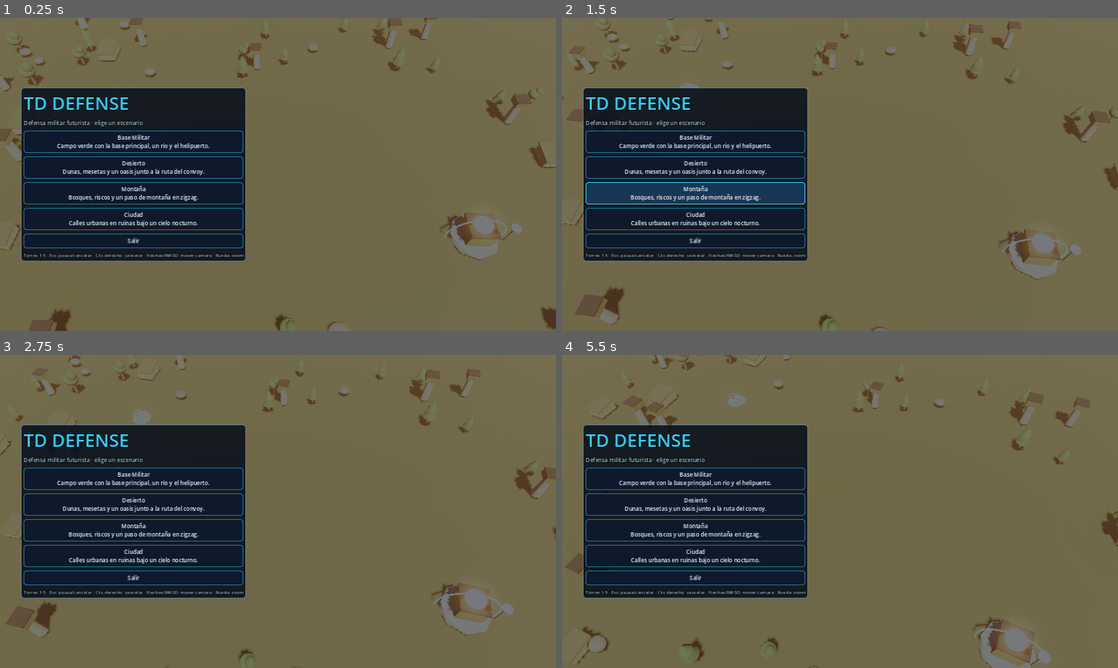
Above: before the commit, frames 1-4 (two rows, left to right).
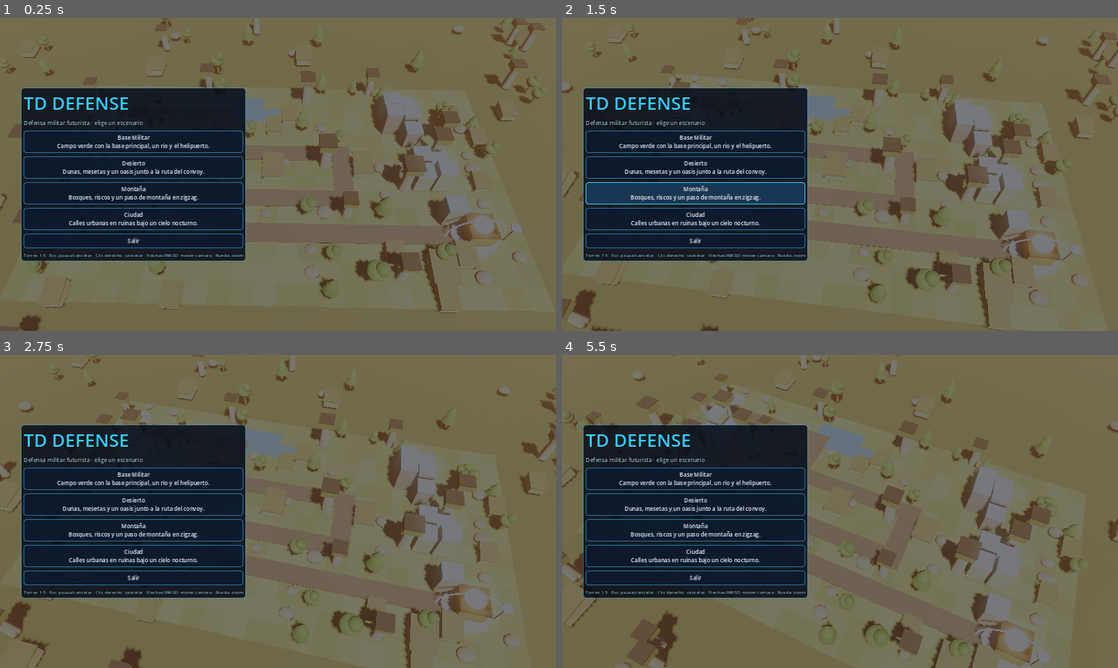
Above: after the commit, the same moments.

Repository: ZaBaDeVgit/TdDefense
Game: Godot game, scene res://scenes/main.tscn
Same seed, same stepped clock (60 frames per second), same inputs: the game is played once before the commit and once after it.
Inputs (mouse positions are in pixels of both pictures, inside the frame that each line leads up to):
- Up to frame 1 (0.25 s): no input
- Up to frame 2 (1.5 s): tap Enter at 0.5 s; move the mouse to (962, 158) at 0.52 s; hold D 0.53-1.28 s; tap 1 at 0.6 s; click (962, 158) at 0.67 s; tap Space at 0.77 s; move the mouse to (728, 190) at 1.27 s; hold S from 1.28 s (still down); tap 5 at 1.35 s
- Up to frame 3 (2.75 s): tap Space at 1.52 s; move the mouse to (333, 442) at 2.02 s; release S at 2.03 s; hold D from 2.03 s (still down); tap P at 2.1 s
- Up to frame 4 (5.5 s): move the mouse to (812, 574) at 2.77 s; release D at 2.78 s; hold W 2.78-3.53 s; tap 1 at 2.85, 5.1 s; click (812, 574) at 2.92 s; tap Space at 3.02, 3.77, 4.52 s; move the mouse to (1006, 558) at 3.52 s; hold A 3.53-5.03 s; tap 5 at 3.6 s; move the mouse to (673, 464) at 4.27 s; tap P at 4.35 s; move the mouse to (867, 511) at 5.02 s; hold S from 5.03 s (still down); click (867, 511) at 5.17 s

The runs differ from the first frame. In frame 1, 11% of the frame differs, in the area x 0-100%, y 0-100%; in frame 2, 11%; in frame 3, 11%; in frame 4, 11%.
Error before the commit: Invalid assignment of property or key 'receive_shadows' with value of type 'bool' on a base object of type 'MeshInstance3D'. (res://scripts/main.gd:578)

Commit message:
Godot: quitar receive_shadows (no existe en Godot 4.3)
Co-authored-by: arena-agent <297053741+arena-agent@users.noreply.github.com>

Diff:
--- a/godot/scripts/main.gd
+++ b/godot/scripts/main.gd
@@ -574,29 +574,24 @@
 	water_mat.emission = Color(sc["water"]).darkened(0.4)
 	var deco: Array = sc["deco"]
 	# Suelo exterior
-	var outer := TDModels.box(world, Vector3(260, 0.4, 260), make_mat("#" + base_col.darkened(0.35).to_html(false)), Vector3(W * TDData.TILE * 0.5, -0.45, H * TDData.TILE * 0.5))
-	outer.receive_shadows = true
+	var _outer := TDModels.box(world, Vector3(260, 0.4, 260), make_mat("#" + base_col.darkened(0.35).to_html(false)), Vector3(W * TDData.TILE * 0.5, -0.45, H * TDData.TILE * 0.5))
 	for r in range(H):
 		for c in range(W):
 			var t := get_tile(c, r)
 			var p := cell_pos(c, r)
 			var gcol: Color = variants[rng.randi() % 3]
 			if t == "~":
-				var w := TDModels.box(world, Vector3(TDData.TILE, 0.3, TDData.TILE), water_mat, Vector3(p.x, -0.12, p.z))
-				w.receive_shadows = true
+				var _w := TDModels.box(world, Vector3(TDData.TILE, 0.3, TDData.TILE), water_mat, Vector3(p.x, -0.12, p.z))
 				continue
 			# Terreno base de cada casilla
-			var g := TDModels.box(world, Vector3(TDData.TILE, 0.4, TDData.TILE), make_mat("#" + gcol.to_html(false)), Vector3(p.x, -0.2, p.z))
-			g.receive_shadows = true
+			var _g := TDModels.box(world, Vector3(TDData.TILE, 0.4, TDData.TILE), make_mat("#" + gcol.to_html(false)), Vector3(p.x, -0.2, p.z))
 			if t == "P":
-				var rd := TDModels.box(world, Vector3(TDData.TILE * 1.02, 0.06, TDData.TILE * 1.02), road_mat, Vector3(p.x, 0.03, p.z))
-				rd.receive_shadows = true
+				var _rd := TDModels.box(world, Vector3(TDData.TILE * 1.02, 0.06, TDData.TILE * 1.02), road_mat, Vector3(p.x, 0.03, p.z))
 			elif t == "#":
 				var h := rng.randf_range(1.6, 3.4)
 				var bcols: Array = ["#8d8a80", "#a39a86", "#6f7480"]
 				var bcol: String = bcols[rng.randi() % 3]
-				var bld := TDModels.box(world, Vector3(TDData.TILE * 0.86, h, TDData.TILE * 0.86), make_mat(bcol), Vector3(p.x, h / 2.0, p.z))
-				bld.receive_shadows = true
+				var _bld := TDModels.box(world, Vector3(TDData.TILE * 0.86, h, TDData.TILE * 0.86), make_mat(bcol), Vector3(p.x, h / 2.0, p.z))
 				TDModels.box(world, Vector3(TDData.TILE * 0.9, 0.15, TDData.TILE * 0.9), TDModels.glow("#44c8ff", 0.8), Vector3(p.x, h + 0.08, p.z))
 			elif t == "." and rng.randf() < 0.38 and not deco.is_empty():
 				var kind: String = deco[rng.randi() % deco.size()]
